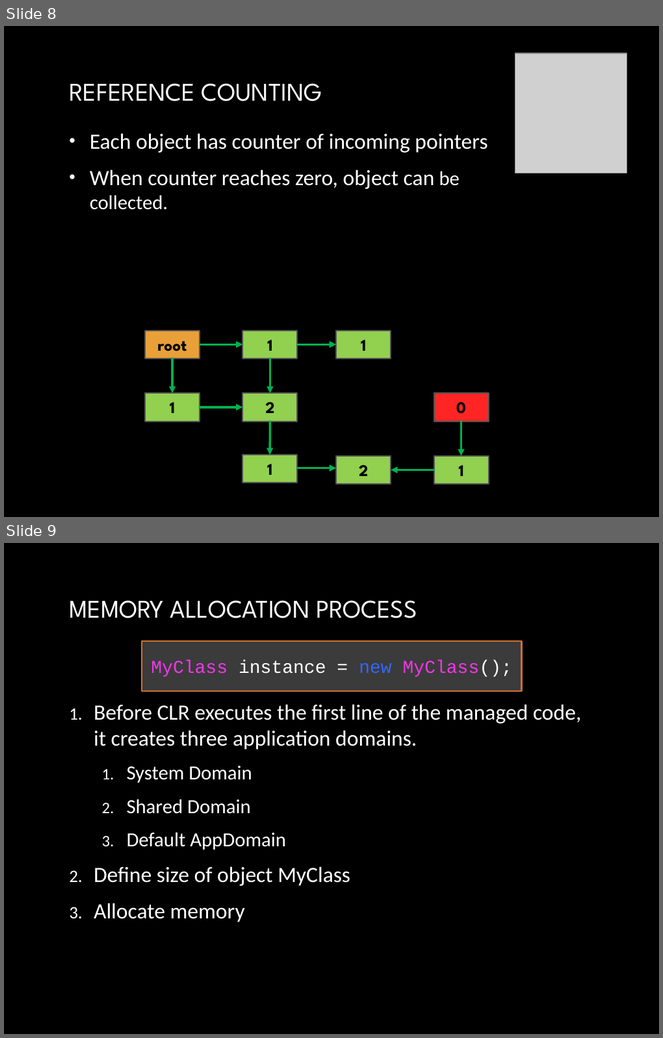
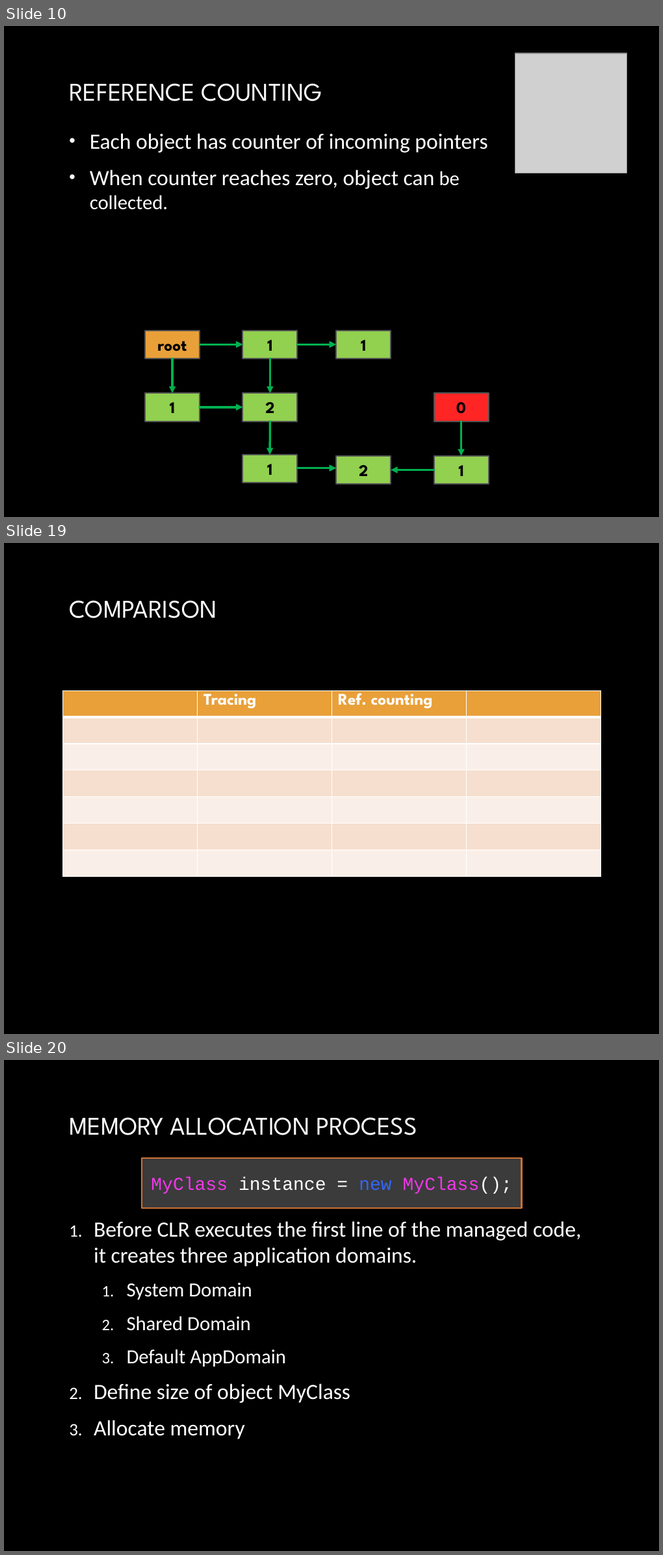
Before and after one commit to yuriyshapovalov/slides, a slide deck: ppt/Garbage collection in dotnet.pptx. Shown one above the other, each under a label of ours: slides 8 and 9 before the commit, slides 10, 19 and 20 after it; the slides between them are not shown. The pictures are 663x1038 and 663x1555 pixels, drawn with LibreOffice and Linux fonts; fonts in the diff are those of the drawing; grey boxes stand for pictures; background and template pictures are left out. Boxes give left, top, right and bottom in pixels: in the first picture for what was removed or moved away, otherwise in the second. Text is boxed around its words. In the diff, an @@ line names an element or a change of style, - is before the commit and + after.

```diff
--- a/ppt/Garbage collection in dotnet.pptx
+++ b/ppt/Garbage collection in dotnet.pptx
@@ slide 19 added at (x1=4, y1=543, x2=659, y2=1034), background picture (left out) @@
@@ title added at (x1=69, y1=600, x2=217, y2=618), 28 pt, text gradient #FFFFFF to #BFBFBF @@
+COMPARISON
@@ table added at (x1=62, y1=691, x2=599, y2=876), 7 rows, 4 columns @@
+ | Tracing | Ref. counting | 
+ |  |  | 
+ |  |  | 
+ |  |  | 
+ |  |  | 
+ |  |  | 
+ |  |  | 
@@ what was slide 8 is now slide 10 @@
@@ what was slide 9 is now slide 20 @@
```
Also in this commit, not shown: 2 slides changed, 11 other slides added.
